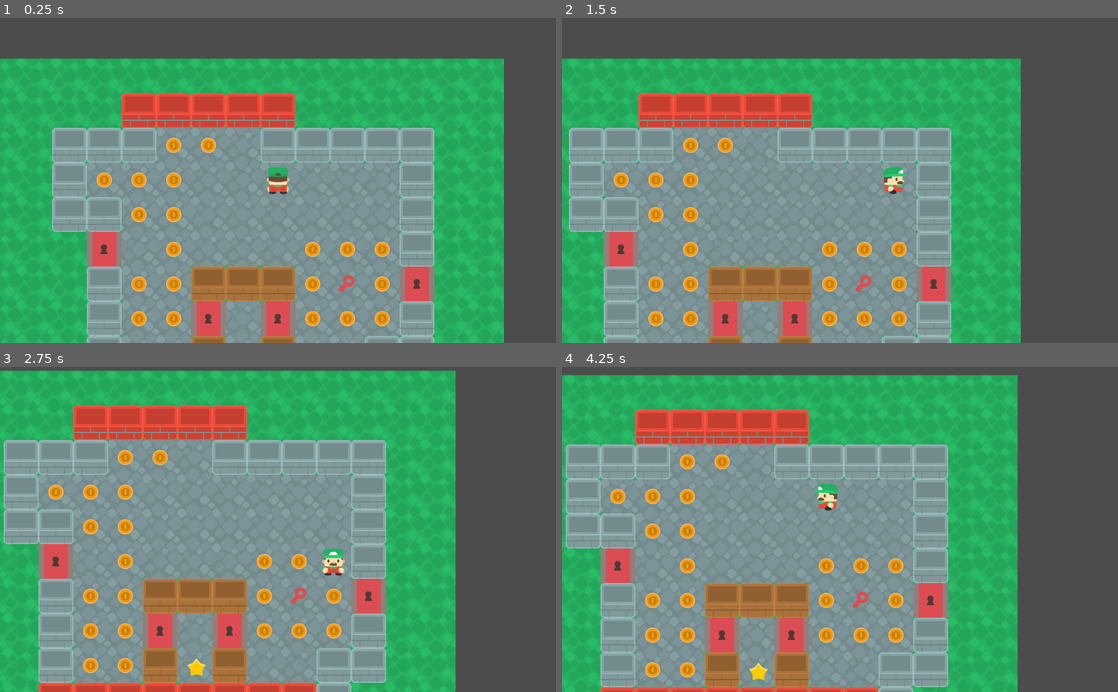
Above: before the commit, frames 1-4 (two rows, left to right).
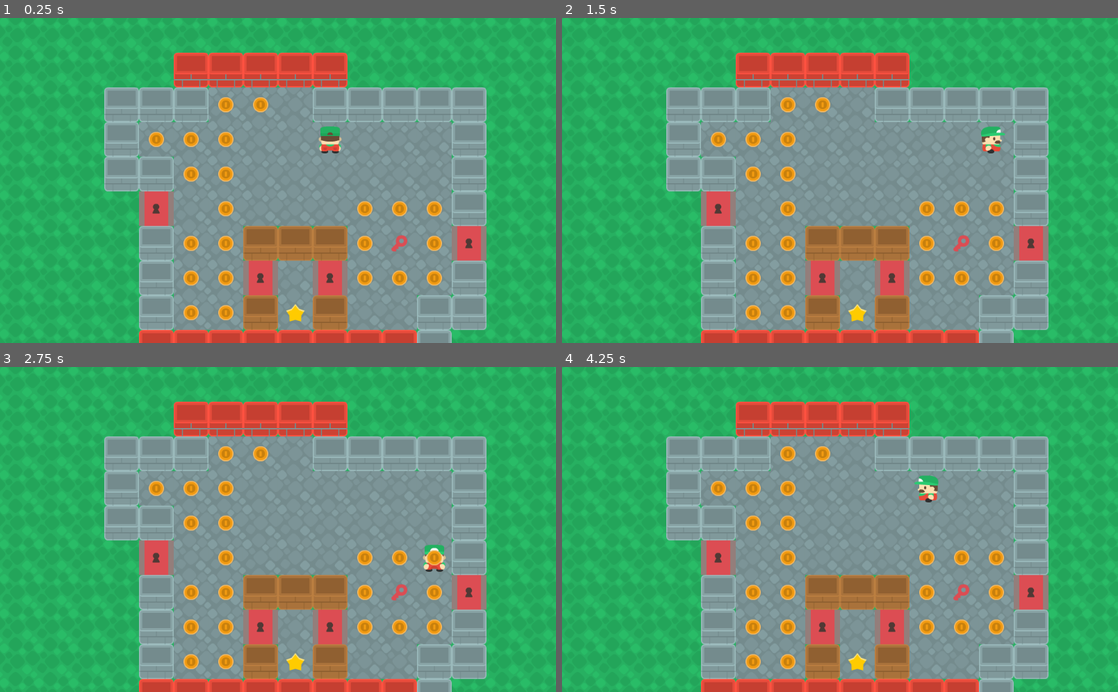
Above: after the commit, the same moments.

Repository: jborza/godot_tutorial_2_escape_maze
Game: Godot game, scene res://levels/Level1.tscn
Same seed, same stepped clock (60 frames per second), same inputs: the game is played once before the commit and once after it. The project has no main scene, so this scene is started directly.
Inputs:
- Up to frame 1 (0.25 s): no input
- Up to frame 2 (1.5 s): tap Enter at 0.5 s; hold Right (right) 0.53-1.28 s; tap Space (ui_select) at 0.77 s; hold Down (down) from 1.28 s (still down)
- Up to frame 3 (2.75 s): tap Space (ui_select) at 1.52 s; release Down (down) at 2.03 s; hold Right (right) from 2.03 s (still down)
- Up to frame 4 (4.25 s): tap Space (ui_select) at 2.75, 3.02, 3.77 s; release Right (right) at 2.78 s; hold Up (up) 2.78-3.53 s; hold Left (left) from 3.53 s (still down)

The runs differ from the first frame. In frame 1, 60% of the frame differs, in the area x 0-100%, y 0-100%; in frame 2, 73%; in frame 3, 64%; in frame 4, 66%.
Error before the commit: Parse Error: The identifier "Global" isn't declared in the current scope. (res://levels/Level.gd:55)

Commit message:
fixed autoload

Diff:
--- a/levels/Level.gd
+++ b/levels/Level.gd
@@ -49,7 +49,7 @@
 				add_child(p)
 
 func game_over():
-	pass
+	Global.game_over()
 
 func _on_Player_win():
 	Global.next_level()
--- a/project.godot
+++ b/project.godot
@@ -12,6 +12,10 @@
 
 config/name="Escape The Maze"
 config/icon="res://icon.png"
+
+[autoload]
+
+Global="*res://Global.gd"
 
 [display]
 
